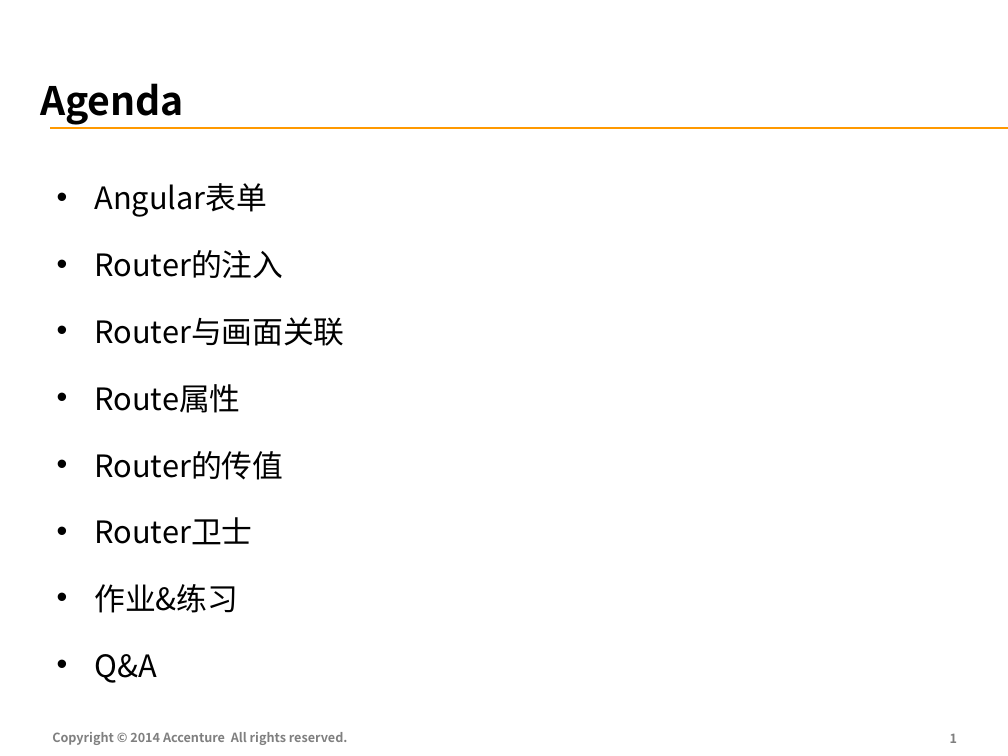
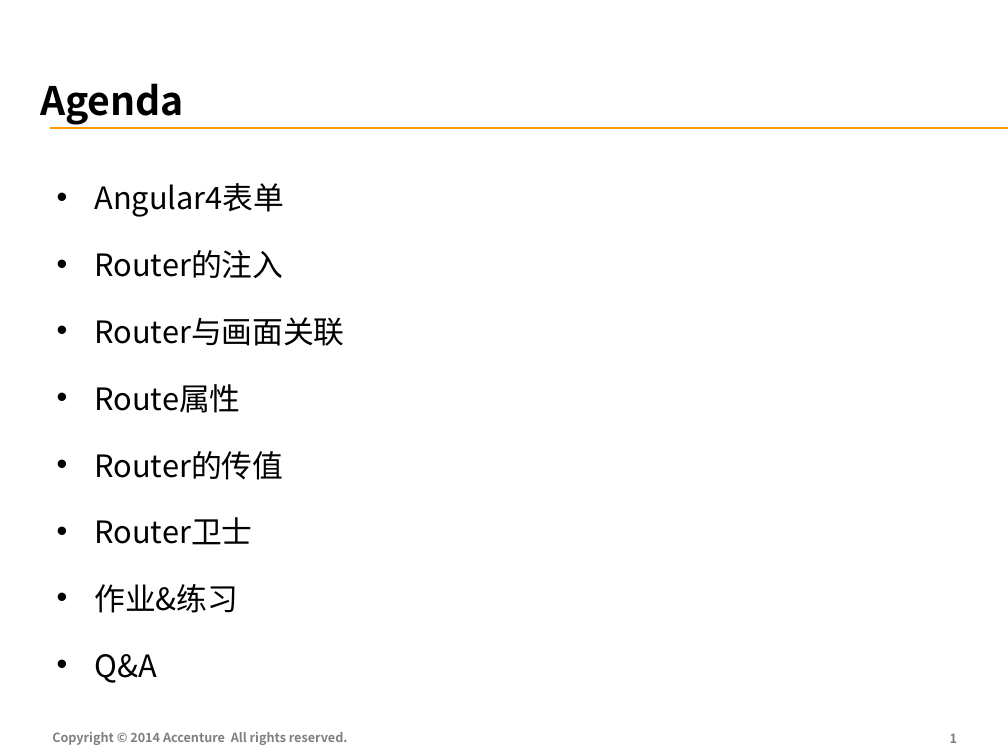
Before and after one commit to FS-Angular-Interest-Group/AngularTraining, a slide deck: slide 2 of PPT/09-Accenture-FS-Angular-Form.pptx. Drawn at 1008x756 pixels with LibreOffice and Linux fonts; fonts in the diff are those of the drawing. Boxes give left, top, right and bottom in pixels: in the first picture for what was removed or moved away, otherwise in the second. Text is boxed around its words. In the diff, an @@ line names an element or a change of style, - is before the commit and + after.

```diff
--- a/PPT/09-Accenture-FS-Angular-Form.pptx
+++ b/PPT/09-Accenture-FS-Angular-Form.pptx
@@ table at [46, 147, 885, 687] @@
-row 1, column 1: Angular表单 / Router的注入 / Router与画面关联 / Route属性 / Router的传值 / Router卫士 / 作业&练习 / Q&A
+row 1, column 1: Angular4表单 / Router的注入 / Router与画面关联 / Route属性 / Router的传值 / Router卫士 / 作业&练习 / Q&A
```
Also in this commit, not shown: 2 other slides changed, 1 slide added, 1 slide removed.
